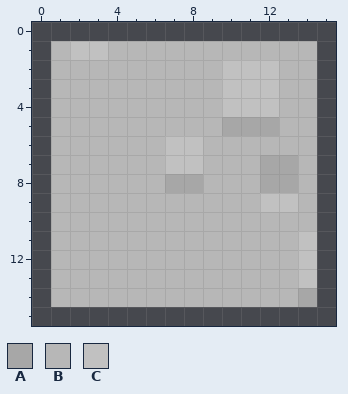
One commit to this pixel-art file: assets/images/rock.aseprite. Above, as it was before the edit.
16x16 pixels, 1 frame.
Palette (. is transparent): A #a7a7a7  B #b7b7b7  C #c1c1c1
Pixels before, first column x 1:
 1 BCCBBBBBBBBBBB
 2 BBBBBBBBBCCCBB
 3 BBBBBBBBBCCCBB
 4 BBBBBBBBBCCCBB
 5 BBBBBBBBBAAABB
 6 BBBBBBCCBBBBBB
 7 BBBBBBCCBBBAAB
 8 BBBBBBAABBBAAB
 9 BBBBBBBBBBBCCB
10 BBBBBBBBBBBBBB
11 BBBBBBBBBBBBBC
12 BBBBBBBBBBBBBC
13 BBBBBBBBBBBBBC
14 BBBBBBBBBBBBBA
Now the later version:
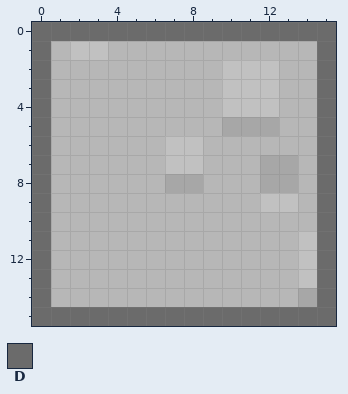
Colours new in this view: D #6b6b6b
Commit: Fix alpha layer on rock.png
The exact change:
The author put colour D in row 0 at x 0 to 15; in rows 1 to 14 at x 0 and 15; in row 15 at x 0 to 15.
Boxes around the changes in both pictures, in picture pixels (x1, y1, x2, y2):
added: (32, 22, 336, 326)
